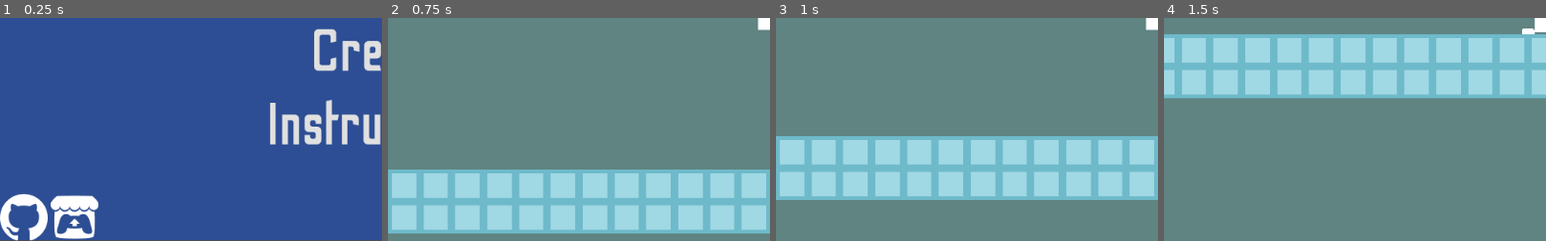
Above: before the commit, frames 1-4 (left to right).
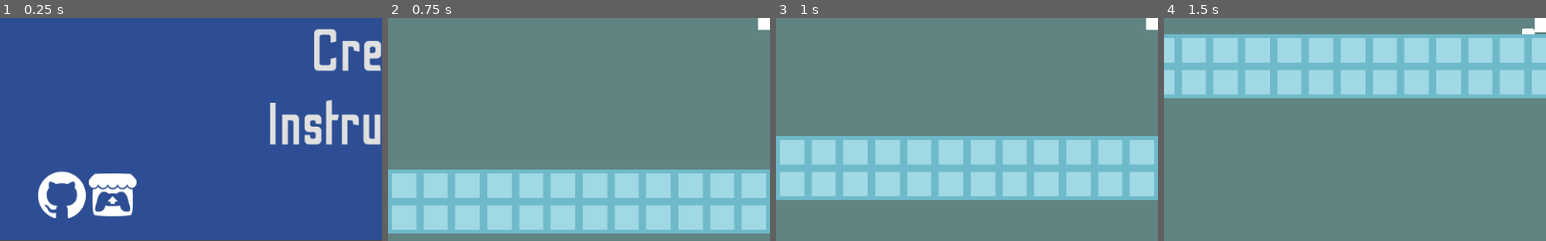
Above: after the commit, the same moments.

Repository: jonot-cyber/brackeys-game-jam-game-that-i-am-doing
Game: Godot game, scene res://Scenes/UI.tscn
Same seed, same stepped clock (60 frames per second), same inputs: the game is played once before the commit and once after it.
Inputs (mouse positions are % of the whole screen's width and height, from its top left):
- Up to frame 1 (0.25 s): no input
- Up to frame 2 (0.75 s): click "Play" at 0.5 s
- Up to frame 3 (1 s): no input
- Up to frame 4 (1.5 s): tap Enter at 1.25 s; move the mouse to (72, 45) at 1.27 s; click (72, 45) at 1.42 s
The pictures show only the part of the screen within x 0-50%, y 50-100%; the shares and areas given below are measured in that part.

The runs differ from the first frame. In frame 1, 5.1% of the frame differs, in the area x 0-36%, y 68-100%; in frame 2, nothing differs; in frame 3, nothing differs; in frame 4, nothing differs.

Commit message:
Small spacing changes

Diff:
--- a/Scenes/UI.tscn
+++ b/Scenes/UI.tscn
@@ -101,6 +101,10 @@
 }
 
 [node name="HBoxContainer" type="HBoxContainer" parent="."]
+anchor_left = 0.05
+anchor_top = -0.05
+anchor_right = 0.1
+anchor_bottom = 50.0
 margin_top = 536.0
 margin_right = 1024.0
 margin_bottom = 600.0
@@ -110,7 +114,7 @@
 
 [node name="Github" type="TextureButton" parent="HBoxContainer"]
 margin_right = 64.0
-margin_bottom = 64.0
+margin_bottom = 30094.0
 texture_normal = ExtResource( 4 )
 texture_pressed = ExtResource( 4 )
 texture_hover = ExtResource( 4 )
@@ -120,8 +124,8 @@
 
 [node name="Itch" type="TextureButton" parent="HBoxContainer"]
 margin_left = 68.0
-margin_right = 92.0
-margin_bottom = 64.0
+margin_right = 132.0
+margin_bottom = 30094.0
 texture_normal = ExtResource( 5 )
 script = ExtResource( 7 )
 [connection signal="pressed" from="VBoxContainer/Play" to="VBoxContainer/Play" method="press"]
